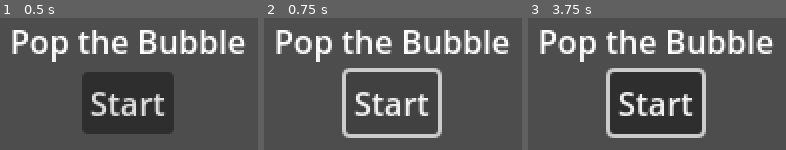
Above: before the commit, frames 1-3 (left to right).
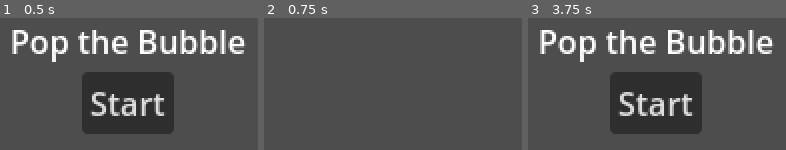
Above: after the commit, the same moments.

Repository: DiegoCali/Global-Game-Jam-2025
Game: Godot game, scene res://scenes/start_menu.tscn
Two runs of this game, one before a commit and one after it. Both use one fixed random seed, a clock stepped at 60 frames per second and the inputs below. The project has no main scene, so this scene is started directly.
Inputs (mouse positions are in pixels of both pictures, inside the frame that each line leads up to):
- Up to frame 1 (0.5 s): no input
- Up to frame 2 (0.75 s): click "Start" at 0.5 s
- Up to frame 3 (3.75 s): click (657, 102) at 1.25 s, where only the run before the commit has a clickable "Start"; click (657, 102) at 2 s, where only the run before the commit has a clickable "Start"; tap Enter at 2.75 s; move the mouse to (outside the picture) at 2.77 s; tap R (RESTART, bound only after the commit) at 3.5 s; move the mouse to (528, 124) at 3.52 s

Frame 1 is identical in both runs. In frame 2, 14% of the frame differs, in the area x 4-96%, y 9-91%; in frame 3, 3.7%.

Commit message:
added: start menu signals

Diff:
--- a/src/project.godot
+++ b/src/project.godot
@@ -19,6 +19,14 @@
 window/size/viewport_width=320
 window/size/viewport_height=490
 
+[input]
+
+RESTART={
+"deadzone": 0.5,
+"events": [Object(InputEventKey,"resource_local_to_scene":false,"resource_name":"","device":-1,"window_id":0,"alt_pressed":false,"shift_pressed":false,"ctrl_pressed":false,"meta_pressed":false,"pressed":false,"keycode":0,"physical_keycode":82,"key_label":0,"unicode":82,"location":0,"echo":false,"script":null)
+]
+}
+
 [rendering]
 
 renderer/rendering_method="gl_compatibility"
--- /dev/null
+++ b/src/scenes/start_menu.gd
@@ -0,0 +1,18 @@
+extends Control
+
+signal game_start
+signal restart
+# Called when the node enters the scene tree for the first time.
+func _ready() -> void:
+	pass # Replace with function body.
+
+
+# Called every frame. 'delta' is the elapsed time since the previous frame.
+func _process(_delta: float) -> void:
+	if Input.is_action_pressed("RESTART"):
+		restart.emit()
+		self.show()
+
+func _on_button_pressed() -> void:
+	game_start.emit()
+	self.hide()
--- a/src/scenes/start_menu.tscn
+++ b/src/scenes/start_menu.tscn
@@ -1,4 +1,6 @@
-[gd_scene format=3 uid="uid://o7pbcpqry666"]
+[gd_scene load_steps=2 format=3 uid="uid://o7pbcpqry666"]
+
+[ext_resource type="Script" path="res://scenes/start_menu.gd" id="1_ewtgr"]
 
 [node name="StartMenu" type="Control"]
 layout_mode = 3
@@ -7,6 +9,7 @@
 anchor_bottom = 1.0
 grow_horizontal = 2
 grow_vertical = 2
+script = ExtResource("1_ewtgr")
 
 [node name="VBoxContainer" type="VBoxContainer" parent="."]
 layout_mode = 0
@@ -27,3 +30,5 @@
 size_flags_horizontal = 4
 size_flags_vertical = 4
 text = "Start"
+
+[connection signal="pressed" from="VBoxContainer/Button" to="." method="_on_button_pressed"]
